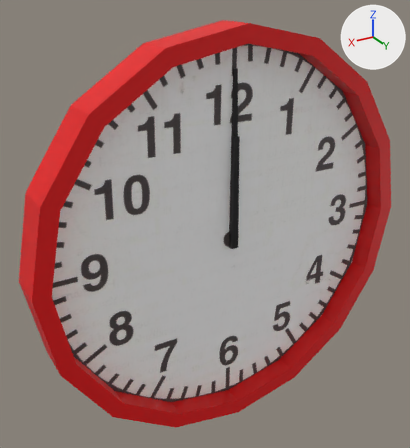
The FBX model Assets/Models/Clock/Clock.fbx, before and after one commit.
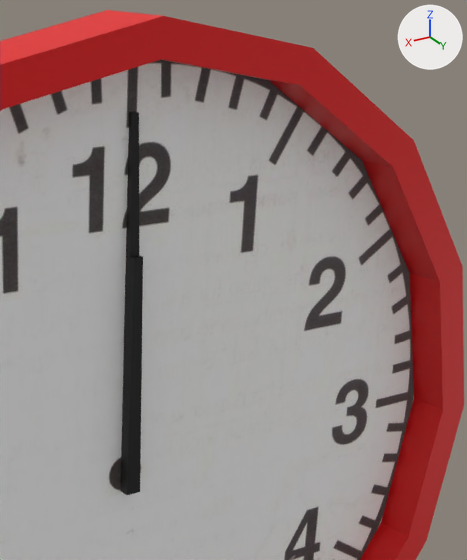
Each version appears first whole from a camera (50 mm lens) standing at (1.41, 2.08, 1.161) and looking at (0.096, -0.111, 0.065), and next in a close-up on the part from 42% to 96% of the width and 3% to 62% of the height. Every picture has the same lights, and +X, +Y and +Z are marked at upper right. Where no turn or scale is listed for an object, it has been applied to the vertices.

Script lines for the objects in view, before the commit:
```python
me_cube_001 = bpy.data.meshes.new('Cube.001')
me_cube_001.from_pydata(...)  # 8 vertices, 6 faces; spans x -0.018..0.018, y -0.022..0.013, z -0.039..0.809
me_cube_001.materials.append(mat_material_003)  # black #000000
me_cube_003 = bpy.data.meshes.new('Cube.003')
me_cube_003.from_pydata(...)  # 8 vertices, 6 faces; spans x -0.018..0.018, y -0.013..0.013, z -0.039..0.514
me_cube_003.materials.append(mat_material_005)  # black #000000
me_cylinder = bpy.data.meshes.new('Cylinder')
me_cylinder.from_pydata(...)  # 73 vertices, 65 faces; spans x -1.0..1.0, y -0.12..0.08, z -1.0..1.0
# faces by material slot: [16, 49]
me_cylinder.materials.append(mat_material_001)  # picture img_e00f4143d228e94d36202b0e5f6567e6_jpg
me_cylinder.materials.append(mat_material_002)  # red #e70004
ob_clock = bpy.data.objects.new('Clock', me_cylinder)
ob_clock.location = (0.0, 0.0, 0.0)
ob_hours = bpy.data.objects.new('Hours', me_cube_003)
ob_hours.location = (0.0, 0.0, 0.0)
ob_minutes = bpy.data.objects.new('Minutes', me_cube_001)
ob_minutes.location = (0.0, 0.0, 0.0)
```
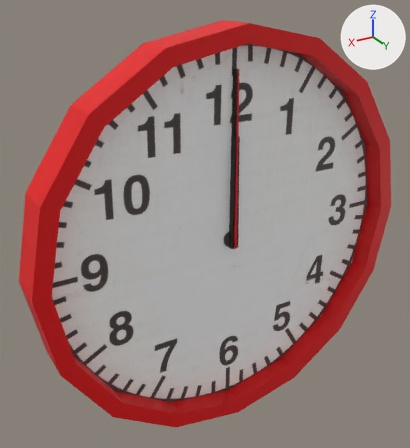
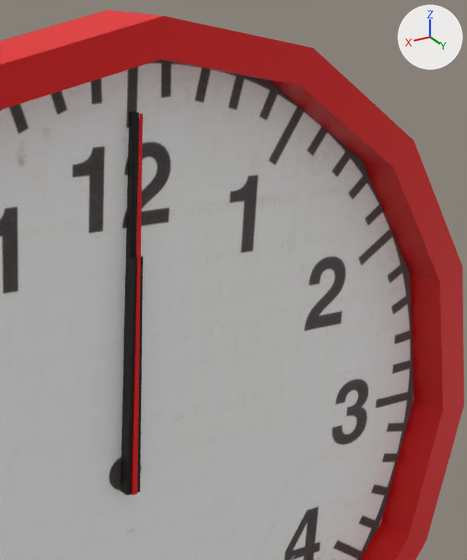
Where the newer file only moved an object's origin or applied its transform, the numbers keep the older frame.

Boxes (x1, y1, x2, y2) around the edits, measured in the close-ups (467 x 560 px):
'Seconds', added (red): after (131, 114, 143, 495)

Edits to the bpy script that builds the scene:
```text
Add me_cube_006:
    me_cube_006.from_pydata([(-0.007, -0.01, -0.039), (-0.003, -0.013, 0.809), (-0.007, 0.0, -0.039), (-0.003, -0.009, 0.809), (0.007, -0.01, -0.039), (0.003, -0.013, 0.809), (0.007, 0.0, -0.039), (0.003, -0.009, 0.809)], [], [(0, 3, 2), (3, 6, 2), (7, 4, 6), (5, 0, 4), (6, 0, 2), (3, 5, 7), (0, 1, 3), (3, 7, 6), (7, 5, 4), (5, 1, 0), (6, 4, 0), (3, 1, 5)])
    me_cube_006.materials.append(mat_material_002)  # red #e70004
Add ob_seconds:
    ob_seconds = bpy.data.objects.new('Seconds', me_cube_006)
    ob_seconds.location = (0.0, 0.02, 0.0)
```
